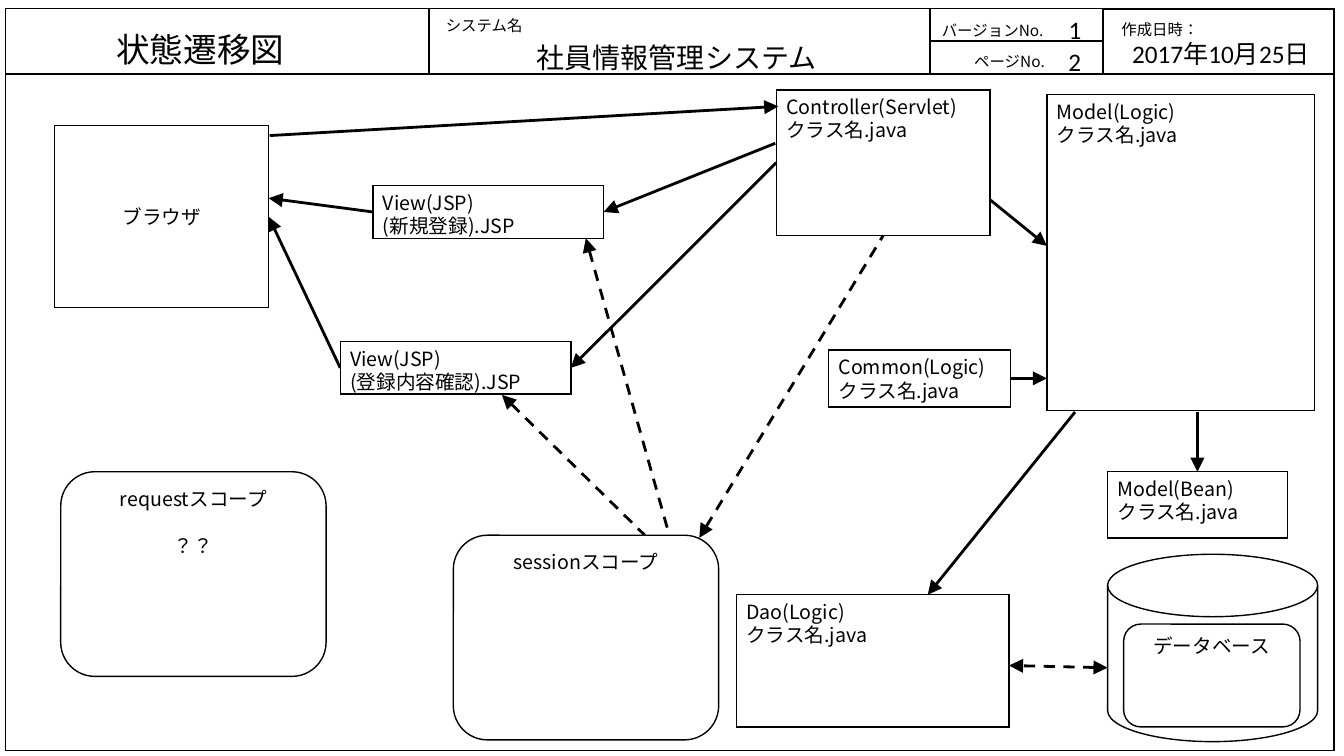
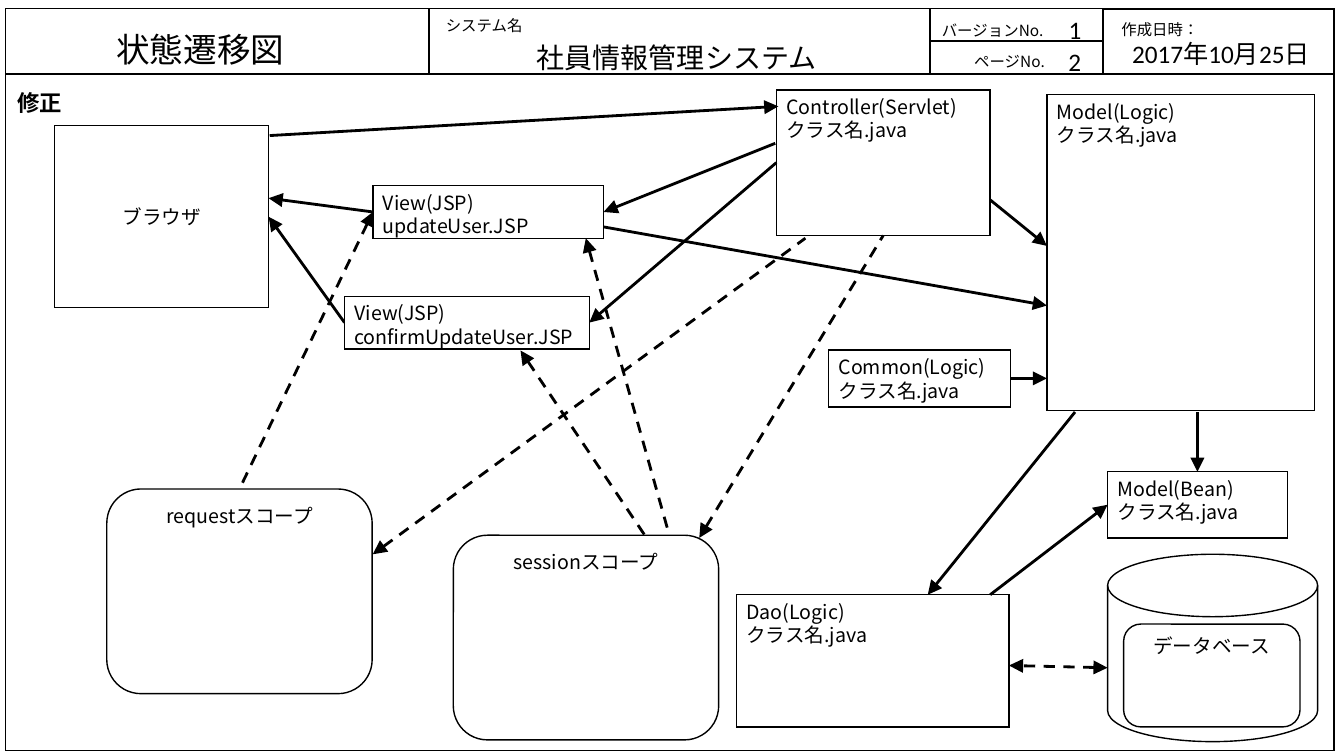
Before and after one commit to java201710/java, a slide deck: slide 12 of mitchell/Notes/画面・状態遷移図（ミッチェル）.pptx (slide 11 before the commit). Drawn at 1344x756 pixels with LibreOffice and Linux fonts; fonts in the diff are those of the drawing. Boxes give left, top, right and bottom in pixels: in the first picture for what was removed or moved away, otherwise in the second. Text is boxed around its words. In the diff, an @@ line names an element or a change of style, - is before the commit and + after.

```diff
--- a/mitchell/Notes/画面・状態遷移図（ミッチェル）.pptx
+++ b/mitchell/Notes/画面・状態遷移図（ミッチェル）.pptx
@@ text added at (x1=17, y1=92, x2=62, y2=113), 16 pt, text #000000, bold @@
+修正
@@ arrow moved from (776, 162) - (571, 368) to (776, 162) - (590, 323) @@
@@ text in rectangle at (x1=383, y1=194, x2=529, y2=239): text changed @@
-View(JSP)
-(新規登録).JSP
+View(JSP)
+updateUser.JSP
@@ arrow added from (240, 489) to (373, 212), #000000 2 pt dashed @@
@@ arrow moved from (341, 368) - (269, 217) to (345, 323) - (269, 217) @@
@@ arrow added from (806, 238) to (373, 555), #000000 2 pt dashed @@
@@ arrow added from (604, 227) to (1048, 306), #000000 2 pt @@
@@ rectangle "View(JSP) confirmUpdateUser.JSP" resized from (x1=341, y1=342, x2=572, y2=394) to (x1=345, y1=296, x2=590, y2=349) @@
@@ text in rectangle at (x1=354, y1=304, x2=573, y2=350): text changed @@
-View(JSP)
-(登録内容確認).JSP
+View(JSP)
+confirmUpdateUser.JSP
@@ arrow moved from (502, 395) - (645, 535) to (520, 351) - (645, 535) @@
@@ text in rounded rectangle at (x1=107, y1=489, x2=372, y2=694): paragraph removed @@
-？？
@@ rounded rectangle "requestスコープ" moved from (x1=60, y1=472, x2=326, y2=677) to (x1=107, y1=489, x2=372, y2=694) @@
@@ arrow added from (990, 595) to (1108, 505), #000000 2 pt @@
```
Also in this commit, not shown: 1 other slide changed, 2 slides added, 1 other file.
